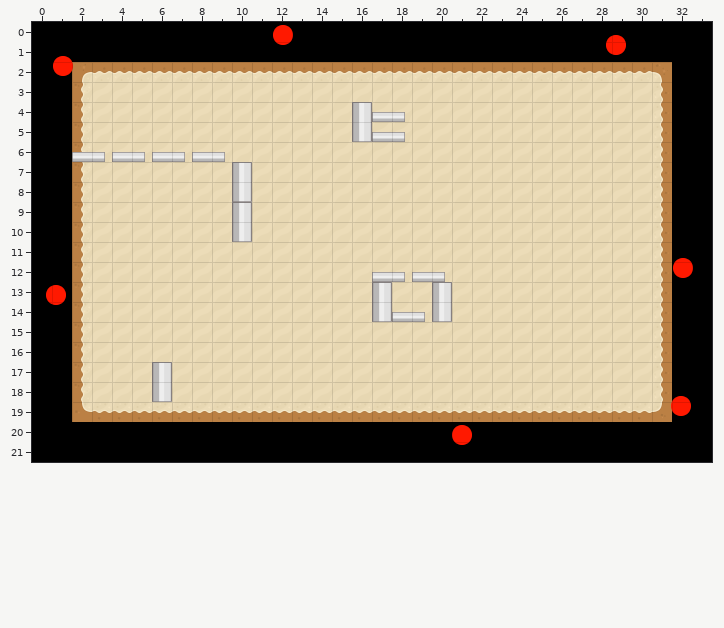
A Tiled map gets an edit: Assets/Maps/testMap.tmx. The picture above is the old version.
Cells are 128x128 px. Shown: x 0..33, y 0..21.
The same view after the edit:
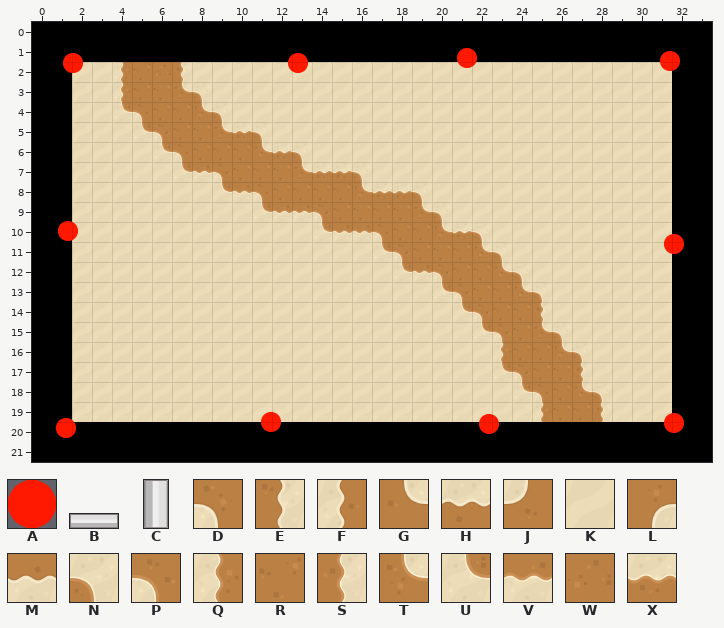
Key: from "Abstractions": A 0 "enemySpawner"; from "Objects": B 0 "barrier_white", C 1 "barrier_white_rot"; from "Sand": D 0 "land_sand01", E 3 "land_sand04", F 5 "land_sand06", G 8 "land_sand09", H 9 "land_sand10", J 10 "land_sand11", K 11 "land_sand12", L 12 "land_sand13", M 13 "land_sand14"; from "dirt": N 0 "land_dirt01", P 2 "land_dirt03", Q 3 "land_dirt04", R 4 "land_dirt05", S 5 "land_dirt06", T 6 "land_dirt07", U 8 "land_dirt09", V 9 "land_dirt10", W 11 "land_dirt12", X 13 "land_dirt14".
_ is an empty cell, # one hidden under a higher layer, . an unchanged one.
Objects are placed by their top-left corner, in cells (3,4 is the top-left corner of cell 3,4); size is 1x1 cell unless given.
Difference:
--- layer "BackgroundLayer"
@@ x 2..31 @@
- 2 LMMMMMMMMMMMMMMMMMMMMMMMMMMMMD
- 3 E.KKKKK......................F
- 4 E.KKKKKK.....................F
- 5 E..KKKKKKK...................F
- 6 E...KKKKKKKK.................F
- 7 E....KKKKKKKKKK..............F
- 8 E......K#KKKKKKKKK...........F
- 9 E........KKKKKKKKKK..........F
-10 E...........KKKKKKKKK........F
-11 E..............KKKKKKK.......F
-12 E...............KKKKKKK......F
-13 E.................KKKKKK.....F
-14 E..................KKKKK.....F
-15 E...................KKKKK....F
-16 E....................KKKKK...F
-17 E....................KKKKK...F
-18 E.....................KKKKK..F
-19 GHHHHHHHHHHHHHHHHHHHHHHHHHHHHJ
+ 2 KKQRWSKKKKKKKKKKKKKKKKKKKKKKKK
+ 3 K.QRRTN......................K
+ 4 K.UPRRTN.....................K
+ 5 K..UPRRTXN...................K
+ 6 K...UPRRRTXN.................K
+ 7 K....UVPRRRTXXN..............K
+ 8 K......UVPRRRRTXXN...........K
+ 9 K........UVVPRRRRTN..........K
+10 K...........UVVPRRTXN........K
+11 K..............UPRRRTN.......K
+12 K...............UVPRRTN......K
+13 K.................UPRRTN.....K
+14 K..................UPRRS.....K
+15 K...................UPRTN....K
+16 K....................QRRTN...K
+17 K....................UPRRS...K
+18 K.....................UPRTN..K
+19 KKKKKKKKKKKKKKKKKKKKKKKQRRSKKK
--- layer "ObjectLayer"
@@ x 2..17 @@
- 4 ...............B
- 5 ..............CB
- 6 B.B.B.B.........
+ 4 ..............._
+ 5 ..............__
+ 6 _._._._.........
@@ x 10..10 @@
- 8 C
+ 8 _
@@ x 10..10 @@
-10 C
+10 _
@@ x 17..19 @@
-12 B.B
+12 _._
@@ x 17..20 @@
-14 CB.C
+14 __._
@@ x 6..6 @@
-18 C
+18 _
--- layer "EnemySpawn"
+A "enemySpawner" at 21.2,1.3
+A "enemySpawner" at 31.4,1.5
+A "enemySpawner" at 1.5,1.6
+A "enemySpawner" at 12.8,1.6
+A "enemySpawner" at 1.3,9.9
+A "enemySpawner" at 31.6,10.6
+A "enemySpawner" at 11.5,19.5
+A "enemySpawner" at 31.6,19.6
+A "enemySpawner" at 22.3,19.6
+A "enemySpawner" at 1.2,19.8
-A "enemySpawner" at 12.1,0.2
-A "enemySpawner" at 28.7,0.7
-A "enemySpawner" at 1,1.7
-A "enemySpawner" at 32.1,11.8
-A "enemySpawner" at 0.7,13.2
-A "enemySpawner" at 32,18.7
-A "enemySpawner" at 21,20.2
Where, in picture pixels (left, top, right, bottom), the same in both pictures:
changed: (46, 25, 693, 445)
